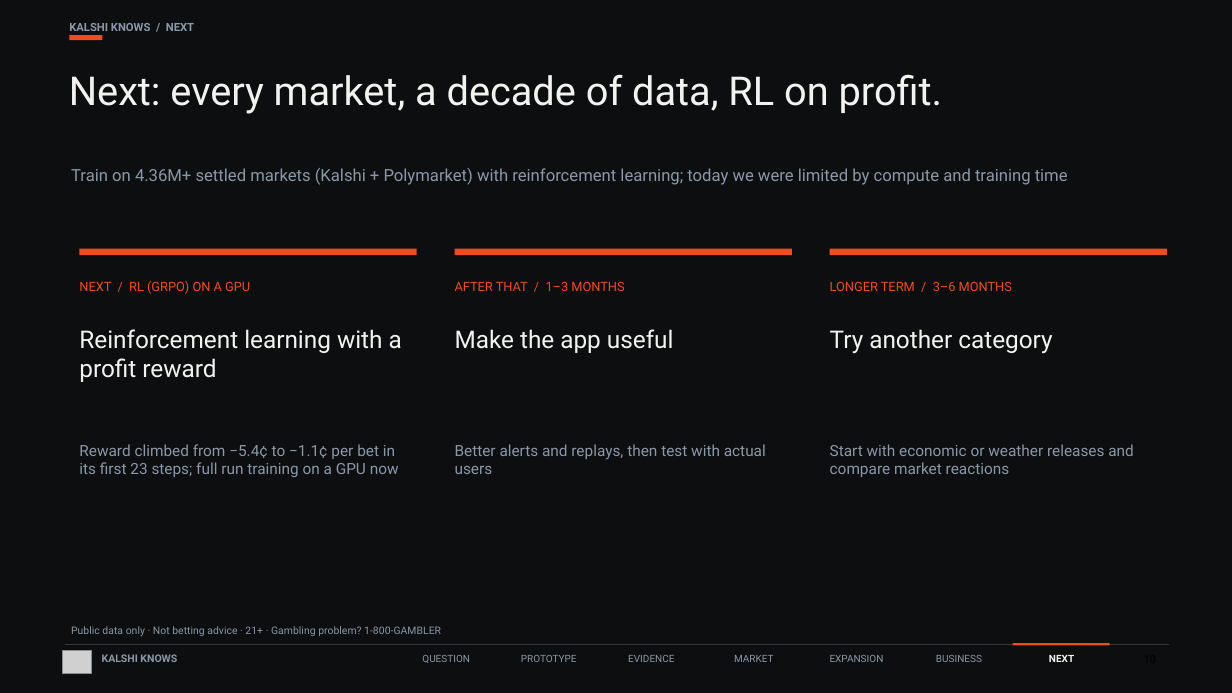
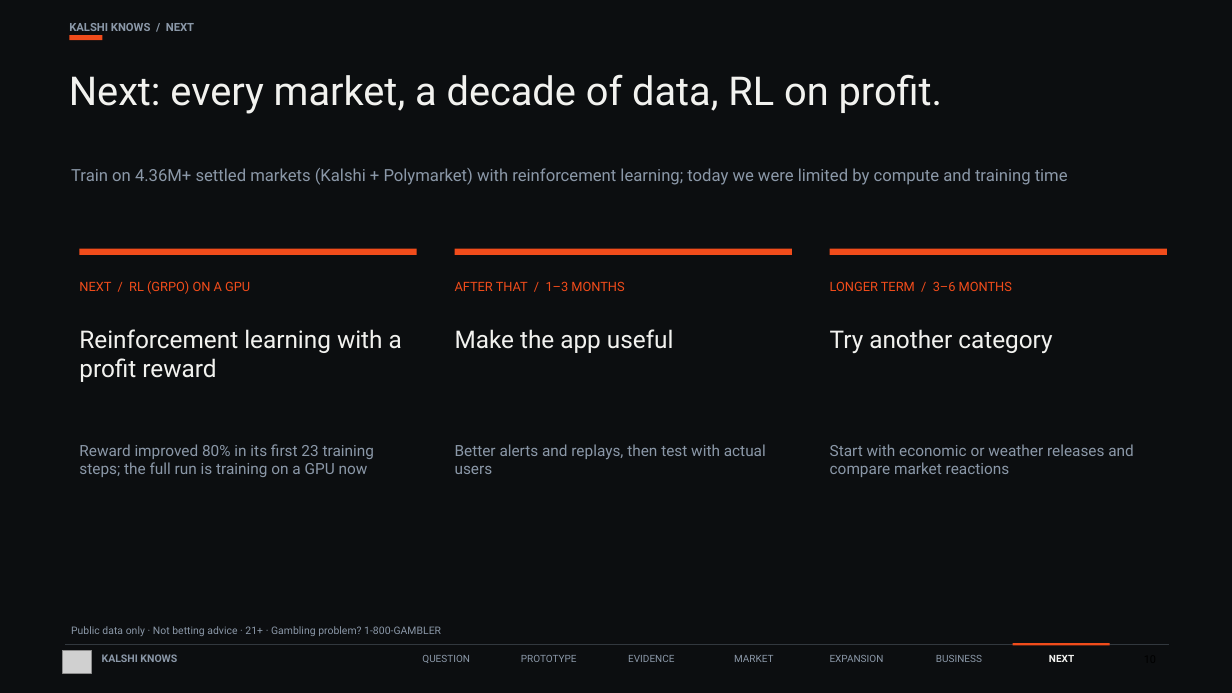
Before and after one commit to faisal-nabulsi/kalshi-knows, a slide deck: slide 10 of slides/Kalshi_Knows_FINAL.pptx. Drawn at 1232x693 pixels with LibreOffice and Linux fonts; fonts in the diff are those of the drawing; grey boxes stand for pictures. Boxes give left, top, right and bottom in pixels: in the first picture for what was removed or moved away, otherwise in the second. Text is boxed around its words. In the diff, an @@ line names an element or a change of style, - is before the commit and + after.

Commit message:
FINAL deck: positive, true GRPO line

```diff
--- a/slides/Kalshi_Knows_FINAL.pptx
+++ b/slides/Kalshi_Knows_FINAL.pptx
@@ text at [79,444,374,477]: text changed @@
-Reward climbed from −5.4¢ to −1.1¢ per bet in its first 23 steps; full run training on a GPU now
+Reward improved 80% in its first 23 training steps; the full run is training on a GPU now
```
